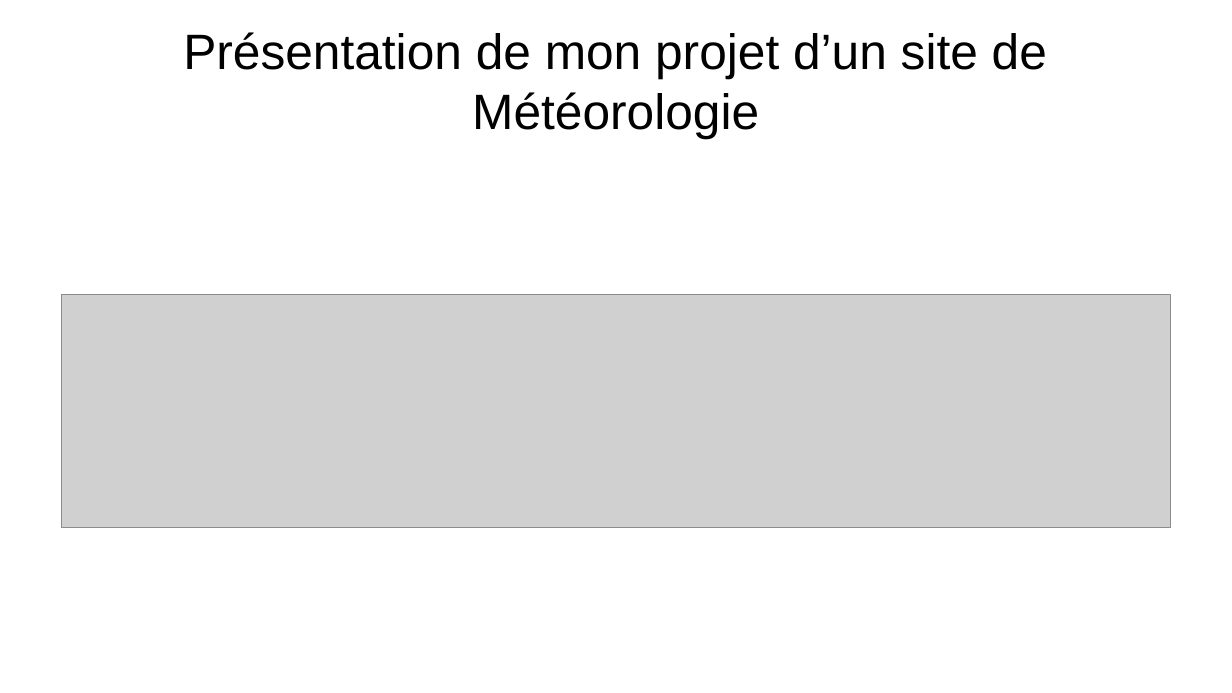
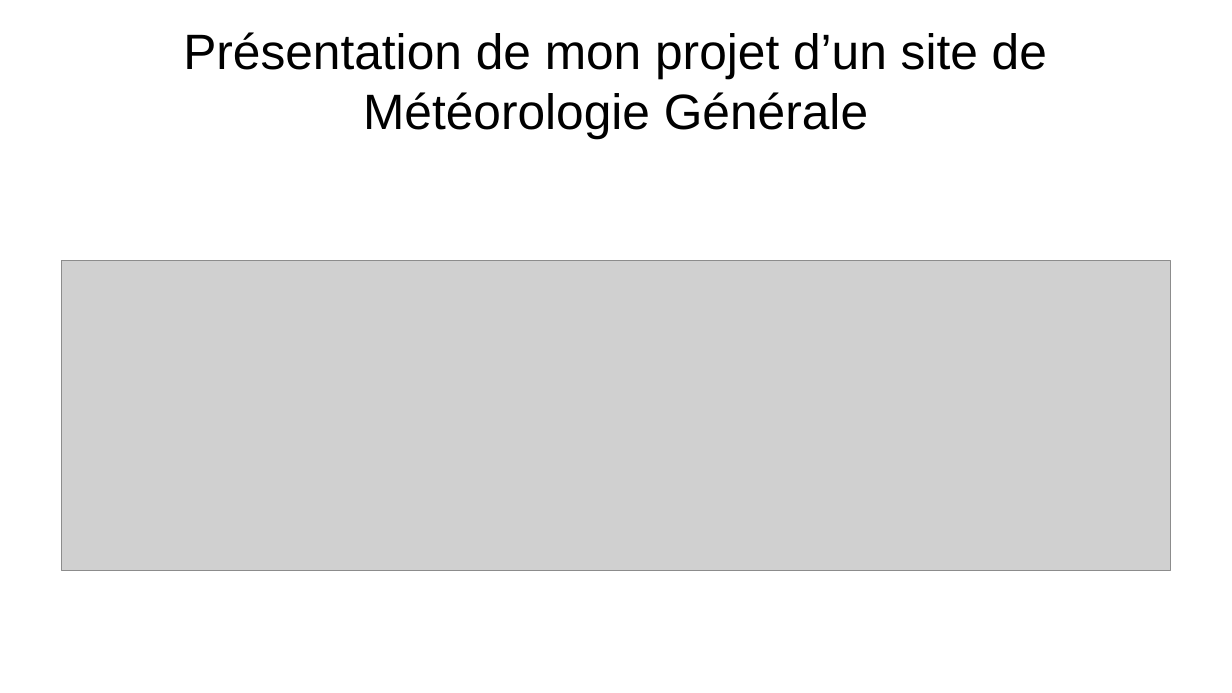
Before and after one commit to Max50603/PROJET--FINAL, a slide deck: slide 1 of PROJET/PROJET FINALE POWERPOINT.odp. Drawn at 1232x693 pixels with LibreOffice and Linux fonts; fonts in the diff are those of the drawing; grey boxes stand for pictures. Boxes give left, top, right and bottom in pixels: in the first picture for what was removed or moved away, otherwise in the second. Text is boxed around its words. In the diff, an @@ line names an element or a change of style, - is before the commit and + after.

Commit message:
projet

```diff
--- a/PROJET/PROJET FINALE POWERPOINT.odp
+++ b/PROJET/PROJET FINALE POWERPOINT.odp
@@ title at bbox=[183, 32, 1047, 139]: text changed @@
-Présentation de mon projet d’un site de Météorologie
+Présentation de mon projet d’un site de Météorologie Générale
@@ picture: place and size @@
-picture at bbox=[61, 294, 1171, 528]
+picture at bbox=[61, 260, 1171, 571]
```
Also in this commit, not shown: 7 other slides changed, 6 slides added, 2 slides removed, 5 other files.
